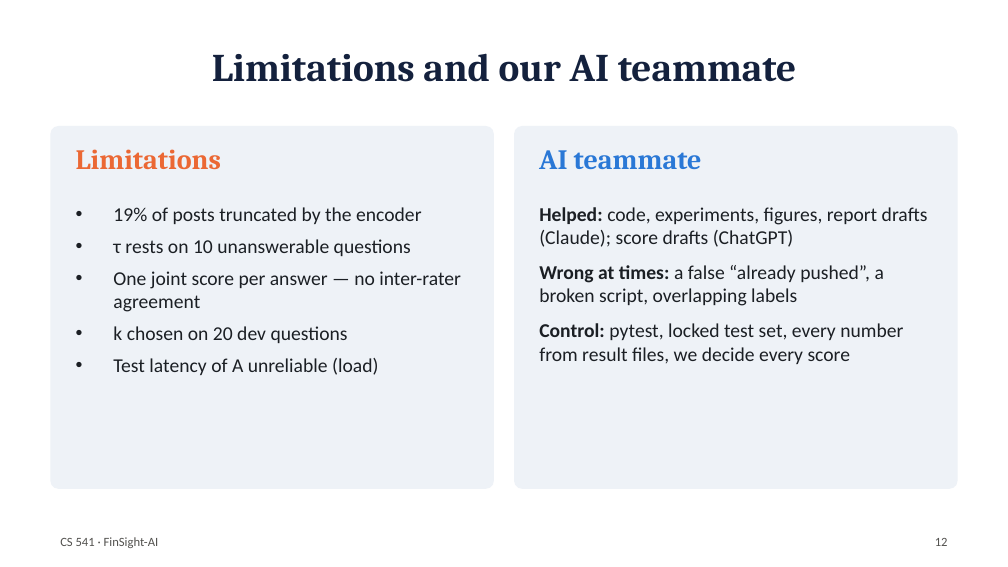
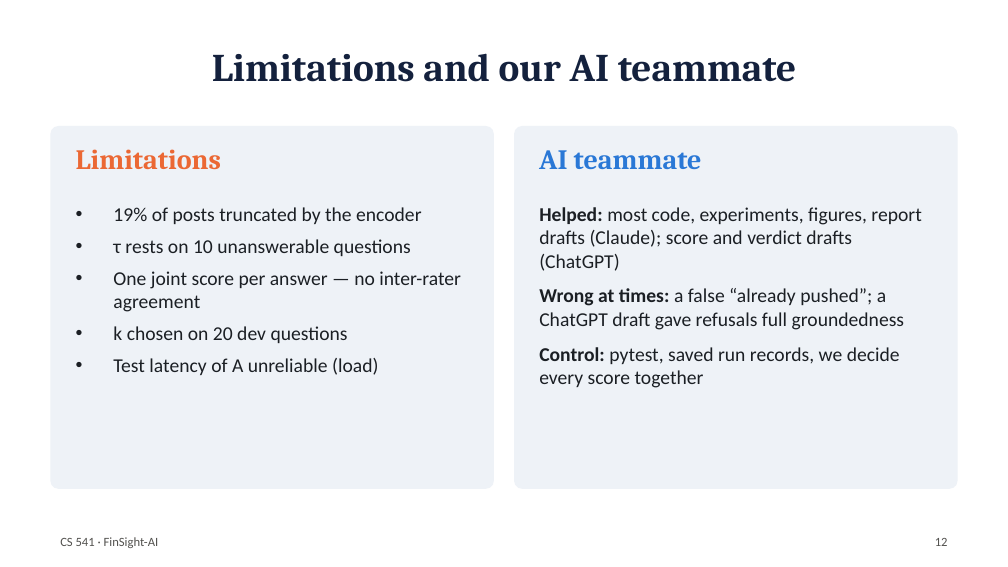
Before and after one commit to fafacannon5/FinSight-AI, a slide deck: slide 12 of report/FinSight-AI_slides.pptx. Drawn at 1008x567 pixels with LibreOffice and Linux fonts; fonts in the diff are those of the drawing. Boxes give left, top, right and bottom in pixels: in the first picture for what was removed or moved away, otherwise in the second. Text is boxed around its words. In the diff, an @@ line names an element or a change of style, - is before the commit and + after.

```diff
--- a/report/FinSight-AI_slides.pptx
+++ b/report/FinSight-AI_slides.pptx
@@ text at [539, 207, 921, 388]: text changed @@
-• Helped: code, experiments, figures, report drafts (Claude); score drafts (ChatGPT)
-• Wrong at times: a false “already pushed”, a broken script, overlapping labels
-• Control: pytest, locked test set, every number from result files, we decide every score
+• Helped: most code, experiments, figures, report drafts (Claude); score and verdict drafts (ChatGPT)
+• Wrong at times: a false “already pushed”; a ChatGPT draft gave refusals full groundedness
+• Control: pytest, saved run records, we decide every score together
```
Also in this commit, not shown: 2 other slides changed, 2 other files.
